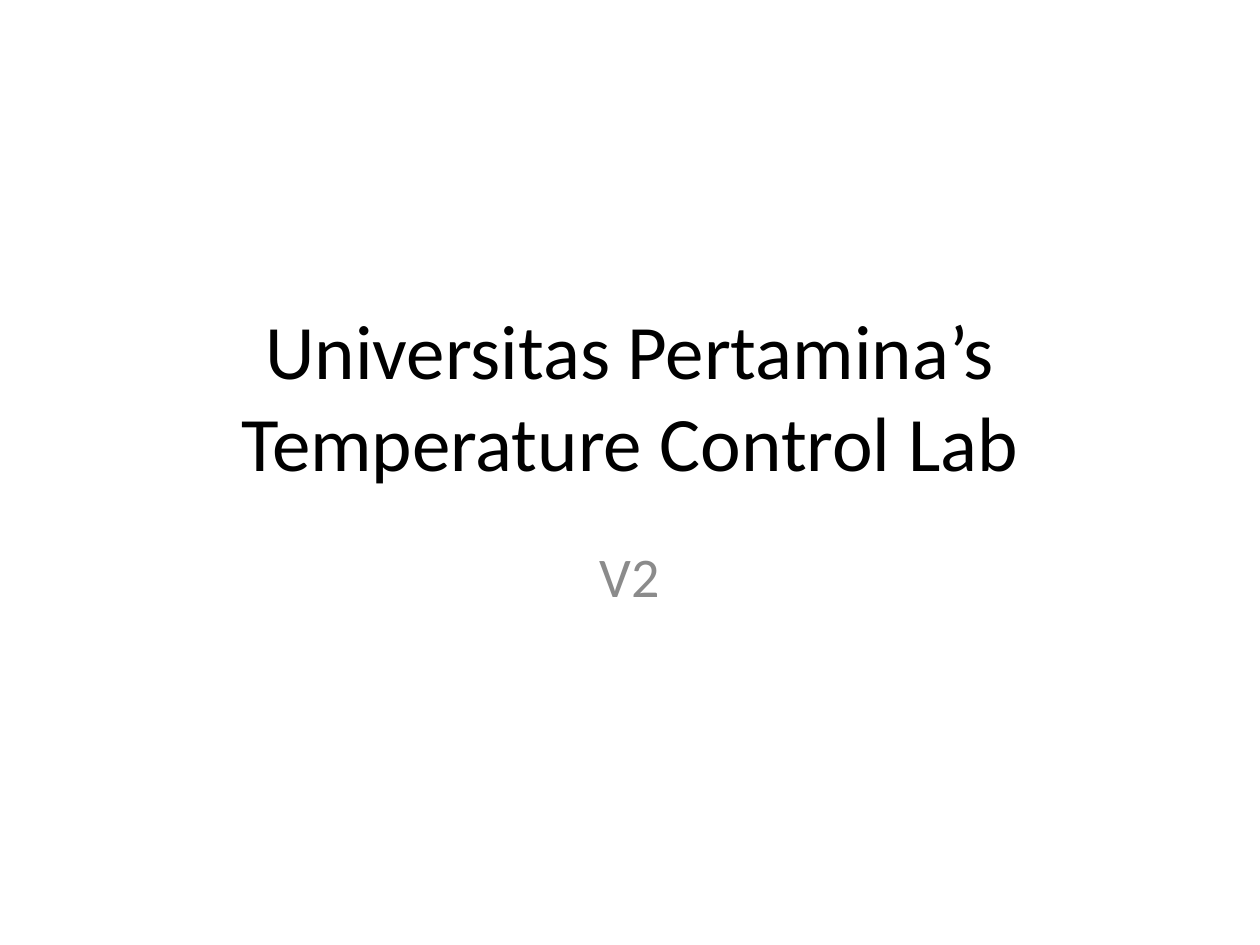
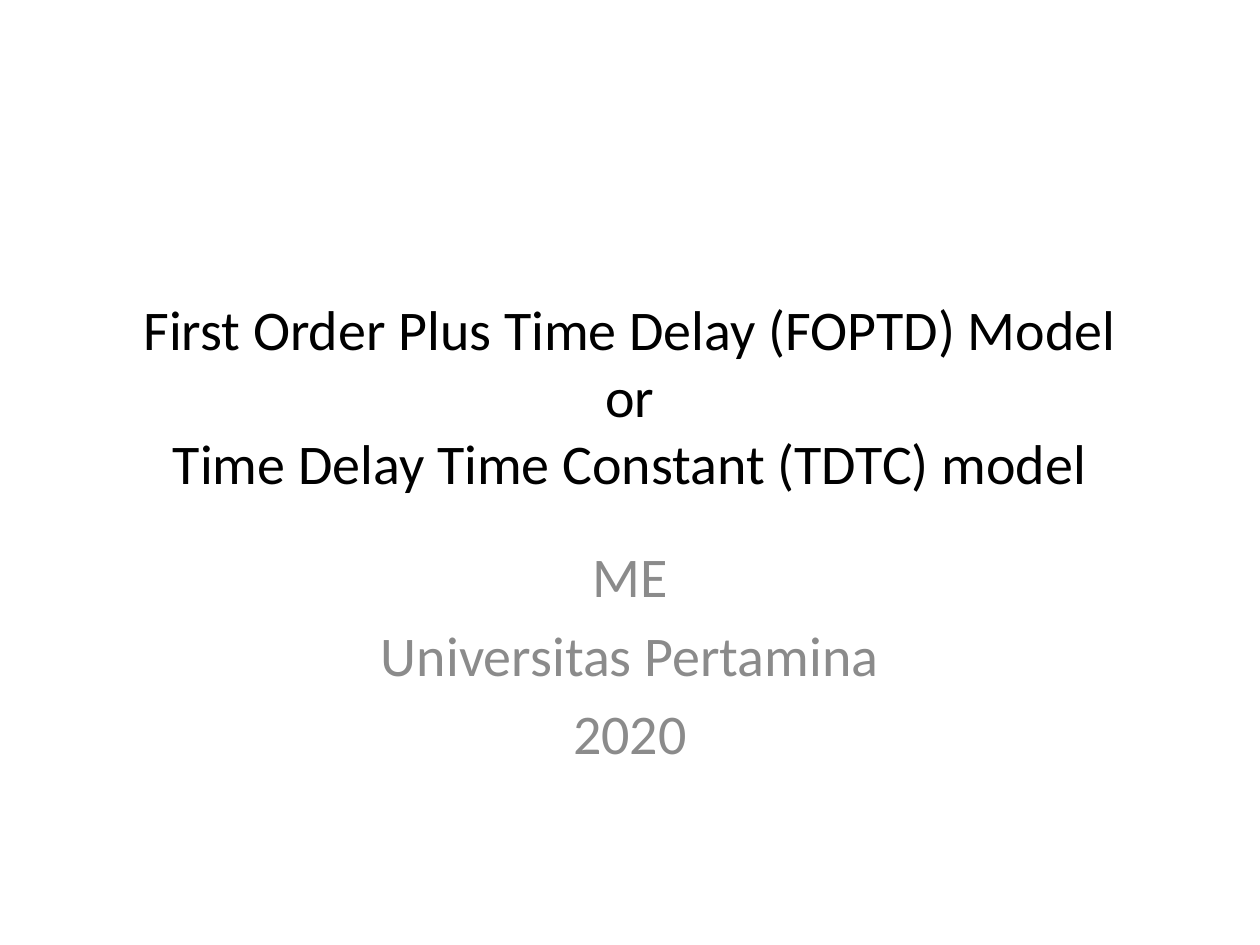
Before and after one commit to auralius/up_temperature_control_device, a slide deck: slide 1 of Activities/Presentations/Lab 2.pptx. Drawn at 1260x945 pixels with LibreOffice and Linux fonts; fonts in the diff are those of the drawing. Boxes give left, top, right and bottom in pixels: in the first picture for what was removed or moved away, otherwise in the second. Text is boxed around its words. In the diff, an @@ line names an element or a change of style, - is before the commit and + after.

```diff
--- a/Activities/Presentations/Lab 2.pptx
+++ b/Activities/Presentations/Lab 2.pptx
@@ title at (143, 309, 1116, 493): text changed; size 44 to 32 pt @@
-Universitas Pertamina’s
-Temperature Control Lab
+First Order Plus Time Delay (FOPTD) Model
+or
+Time Delay Time Constant (TDTC) model
@@ subtitle at (381, 561, 878, 755): text changed @@
-V2
+ME
+Universitas Pertamina
+2020
```
Also in this commit, not shown: 2 other slides changed, 1 slide added, 2 slides removed, 4 other files.
